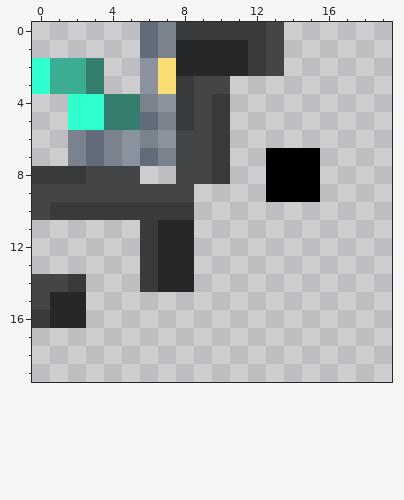
Pixel-art sprite: Assets/Textures/Badger Textures/SpecialUpgradeTextures.png. Above: the version before the commit.
The file is 32x32 pixels. Shown: x 0..19, y 0..19.
Once edited:
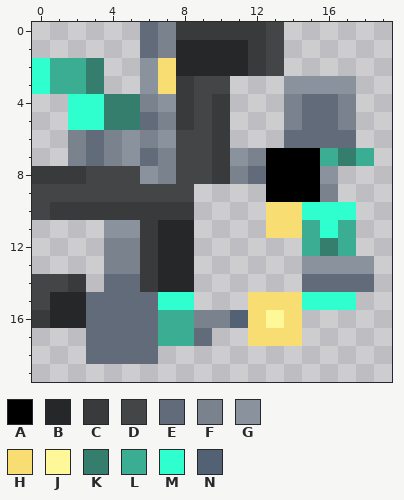
Palette (. is transparent): A #000000  B #262728  C #393a3c  D #434546  E #626b79  F #7a828e  G #8a929e  H #f8dd72  J #fff899  K #357e6d  L #3bad93  M #2fffcf  N #536174
From old to new:
@@ x 0..19 @@
  2 MLLK..GHBBBBCD......
- 3 MLLK..GHCDD.........
- 4 ..MMKKFGCDC.........
- 5 ..MMKKEFCDC.........
- 6 ..FEFGFGDDC.........
- 7 ..FEFGEFDDC..AAA....
- 8 CCCDDD..DDC..AAA....
- 9 DDDDDDDDD....AAA....
-10 DCCCCCCCC...........
-11 ......CBB...........
-12 ......CBB...........
-13 ......CBB...........
-14 DDC...CBB...........
-15 DBB.................
-16 CBB.................
-17 ....................
-18 ....................
+ 3 MLLK..GHCDD...GGGG..
+ 4 ..MMKKFGCDC...FEEF..
+ 5 ..MMKKEFCDC...FEEF..
+ 6 ..FEFGFGDDC...EEEE..
+ 7 ..FEFGEFDDCGFAAALKL.
+ 8 CCCDDDGFDDCFEAAAG...
+ 9 DDDDDDDDD....AAAF...
+10 DCCCCCCCC....HHMMM..
+11 ....GGCBB....HHLML..
+12 ....FFCBB......LKL..
+13 ....FFCBB......GGGG.
+14 DDC.EECBB......EEEE.
+15 DBBEEEEMM...HHHMMM..
+16 CBBEEEELLFFNHJH.....
+17 ...EEEELLE..HHH.....
+18 ...EEEE.............
 19 ....................
Boxes around the changes in both pictures, in picture pixels (x1, y1, x2, y2):
added: (86, 76, 374, 364)
